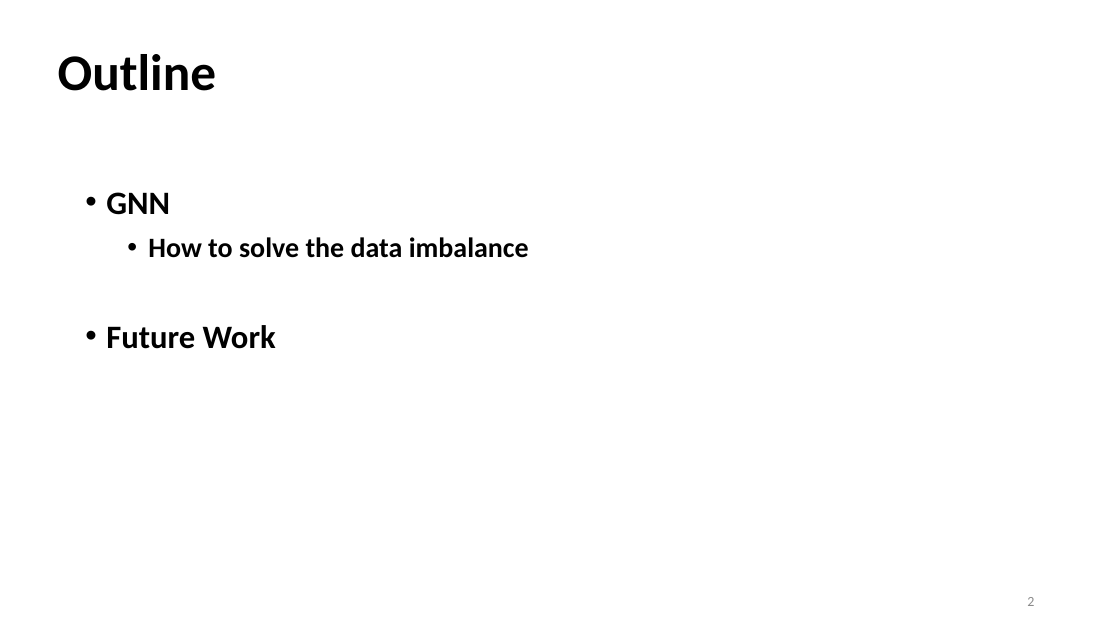
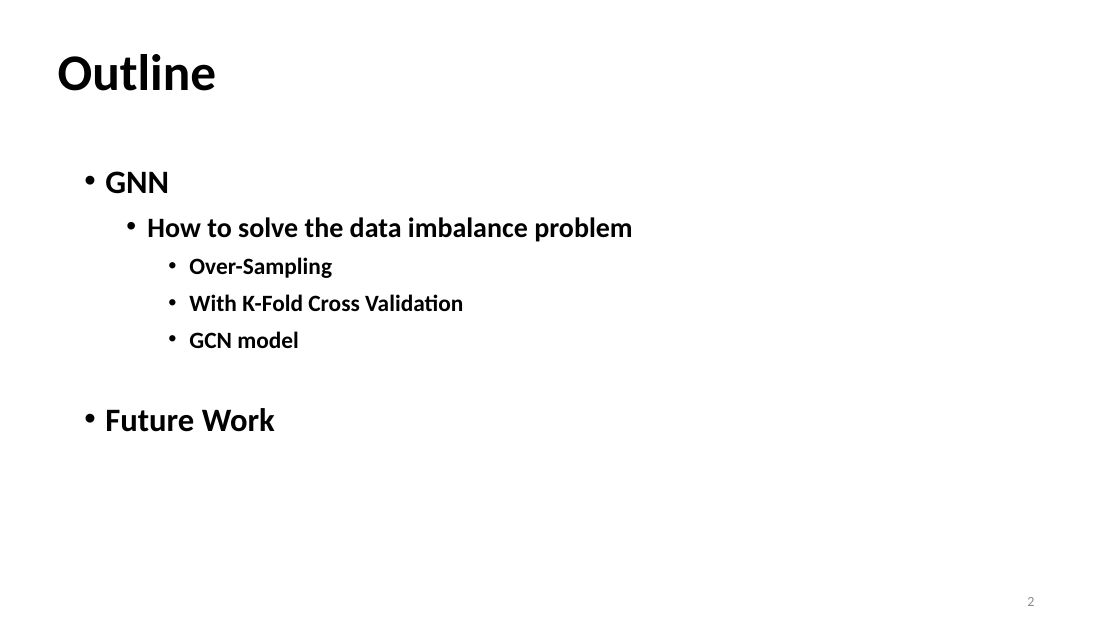
Before and after one commit to Bai1026/Intern-IIS, a slide deck: slide 2 of Meeting/Presentation_1027.pptx. Drawn at 1120x630 pixels with LibreOffice and Linux fonts; fonts in the diff are those of the drawing. Boxes give left, top, right and bottom in pixels: in the first picture for what was removed or moved away, otherwise in the second. Text is boxed around its words. In the diff, an @@ line names an element or a change of style, - is before the commit and + after.

Commit message:
update ppt

```diff
--- a/Meeting/Presentation_1027.pptx
+++ b/Meeting/Presentation_1027.pptx
@@ text "GNN": place and size @@
-text "GNN" at (106, 192, 529, 349)
+text "GNN" at (105, 171, 632, 432)
@@ text at (147, 217, 632, 348): text changed; size 24 to 20 pt @@
-  • How to solve the data imbalance
+  • How to solve the data imbalance problem
+    • Over-Sampling
+    • With K-Fold Cross Validation
+    • GCN model
```
Also in this commit, not shown: 4 other slides changed, 2 slides added, 1 slide removed, 3 other files.
